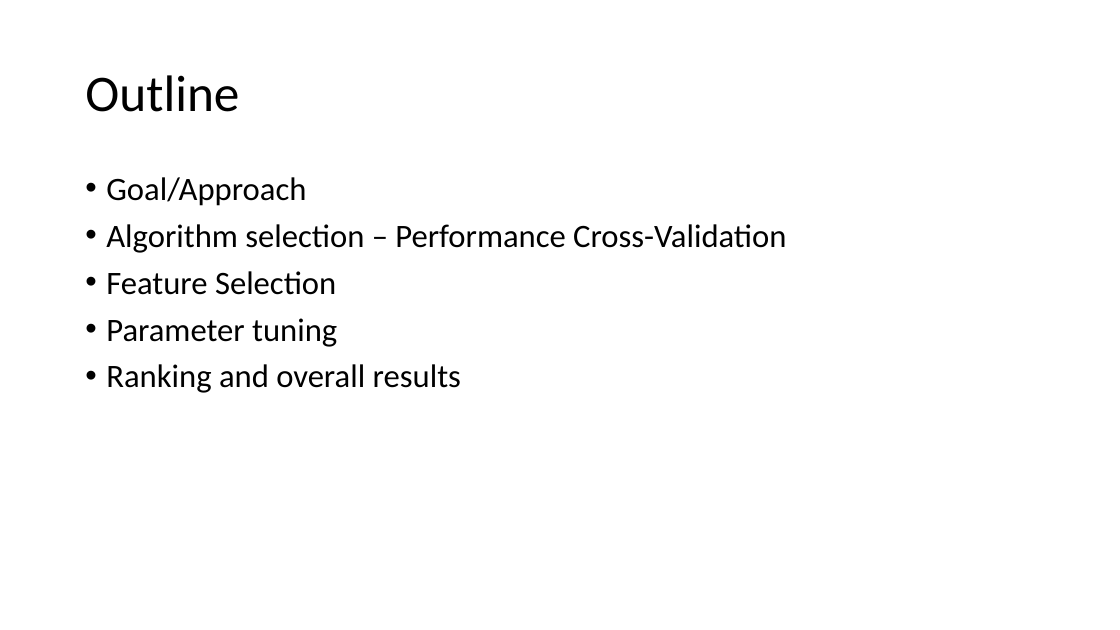
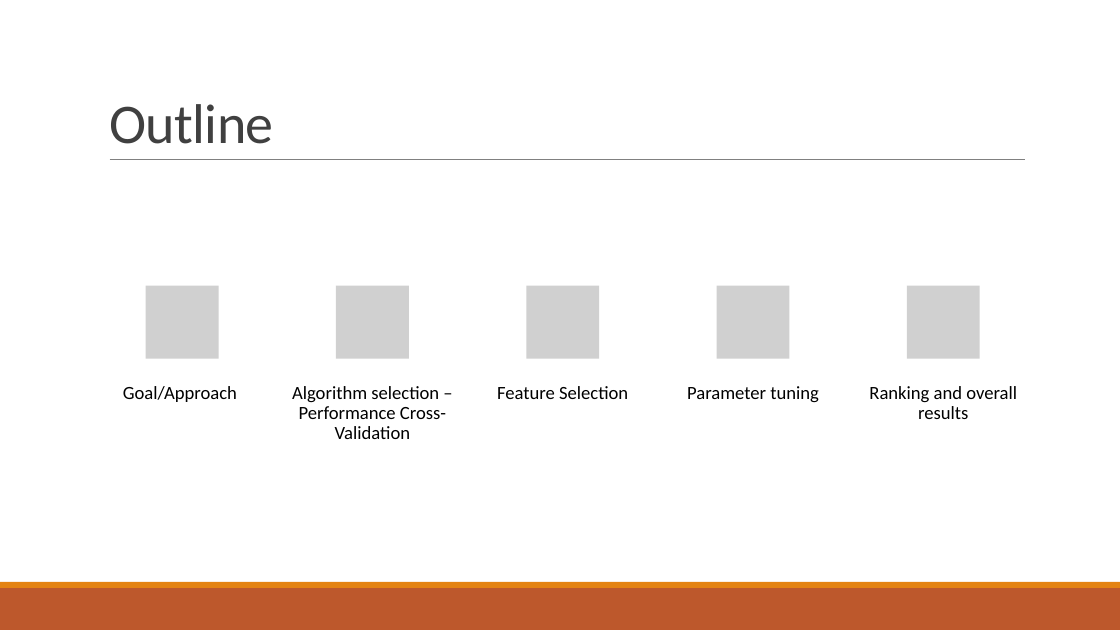
Before and after one commit to suong4554/Machine-Learning-Poly-U, a slide deck: slide 2 of Presentation.pptx. Drawn at 1120x630 pixels with LibreOffice and Linux fonts; fonts in the diff are those of the drawing; grey boxes stand for pictures. Boxes give left, top, right and bottom in pixels: in the first picture for what was removed or moved away, otherwise in the second. Text is boxed around its words. In the diff, an @@ line names an element or a change of style, - is before the commit and + after.

```diff
--- a/Presentation.pptx
+++ b/Presentation.pptx
@@ title "Outline": place and size @@
-title "Outline" at [85, 75, 239, 112]
+title "Outline" at [109, 104, 274, 144]
@@ title "Outline" at [109, 104, 274, 144]: size 44 to 48 pt, text colour #000000 to #404040, letter spacing 0 to -0.5 pt; line spacing 0.9 to 0.85; vertical alignment middle to bottom @@
@@ text removed at [106, 177, 786, 393] @@
-• Goal/Approach
-• Algorithm selection – Performance Cross-Validation
-• Feature Selection
-• Parameter tuning
-• Ranking and overall results
@@ line added from (110, 160) to (1026, 160), #808080 0.5 pt @@
@@ group added at [123, 286, 1017, 439]: 5 pictures, 5 texts @@
+Goal/Approach
+Algorithm selection – Performance Cross-Validation
+Feature Selection
+Parameter tuning
+Ranking and overall results
@@ rectangle added at [0, 588, 1120, 630], fill #BD582C @@
@@ rectangle added at [0, 582, 1120, 588], fill #E48312 @@
```
Also in this commit, not shown: 12 other slides changed.
